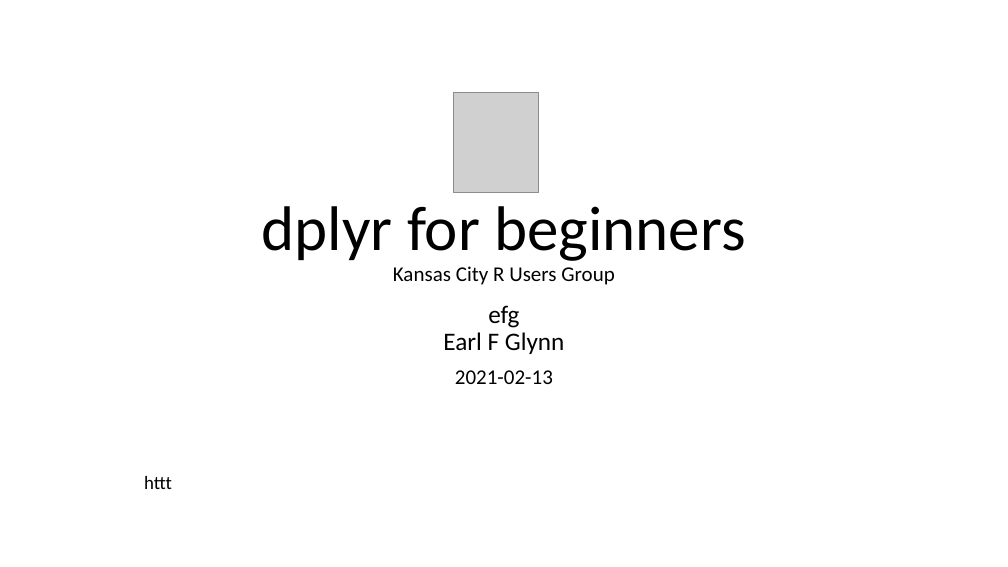
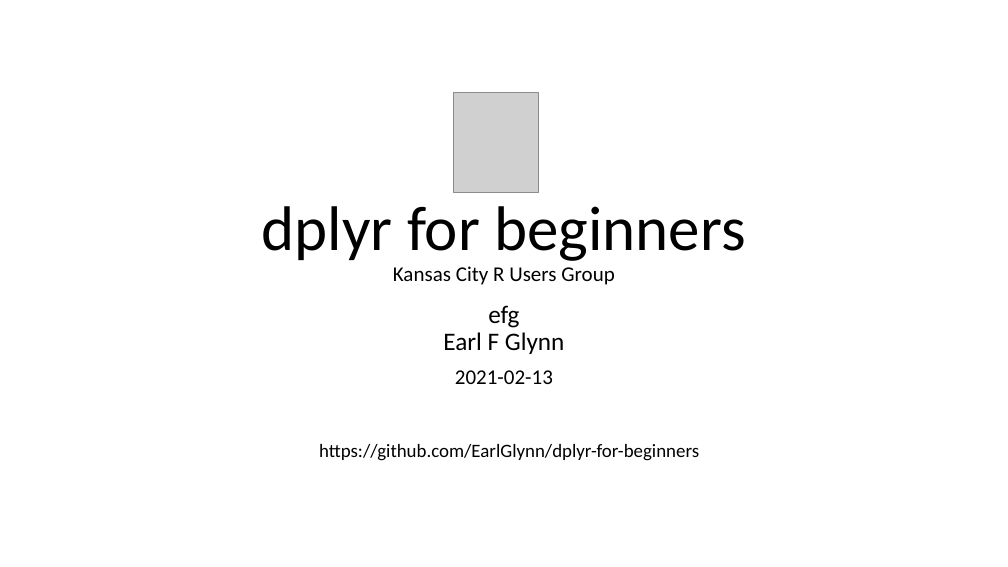
Before and after one commit to EarlGlynn/dplyr-for-beginners, a slide deck: slide 1 of 2021-02-13-dplyr-for-beginners.pptx. Drawn at 1008x567 pixels with LibreOffice and Linux fonts; fonts in the diff are those of the drawing; grey boxes stand for pictures. Boxes give left, top, right and bottom in pixels: in the first picture for what was removed or moved away, otherwise in the second. Text is boxed around its words. In the diff, an @@ line names an element or a change of style, - is before the commit and + after.

```diff
--- a/2021-02-13-dplyr-for-beginners.pptx
+++ b/2021-02-13-dplyr-for-beginners.pptx
@@ text added at (x1=319, y1=444, x2=699, y2=461), 18 pt, text #000000 @@
+https://github.com/EarlGlynn/dplyr-for-beginners
@@ text removed at (x1=144, y1=476, x2=172, y2=489) @@
-httt
```
Also in this commit, not shown: 1 other slide changed.
